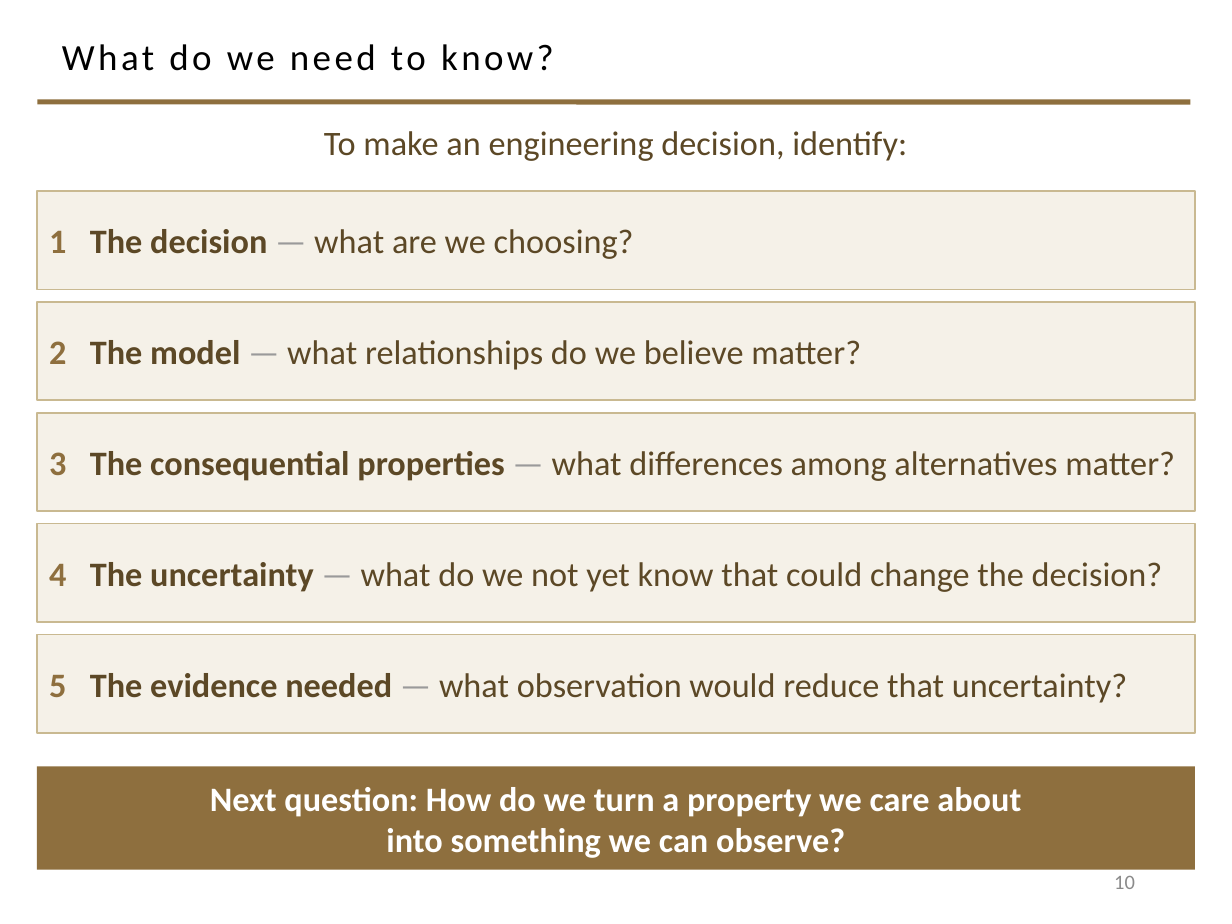
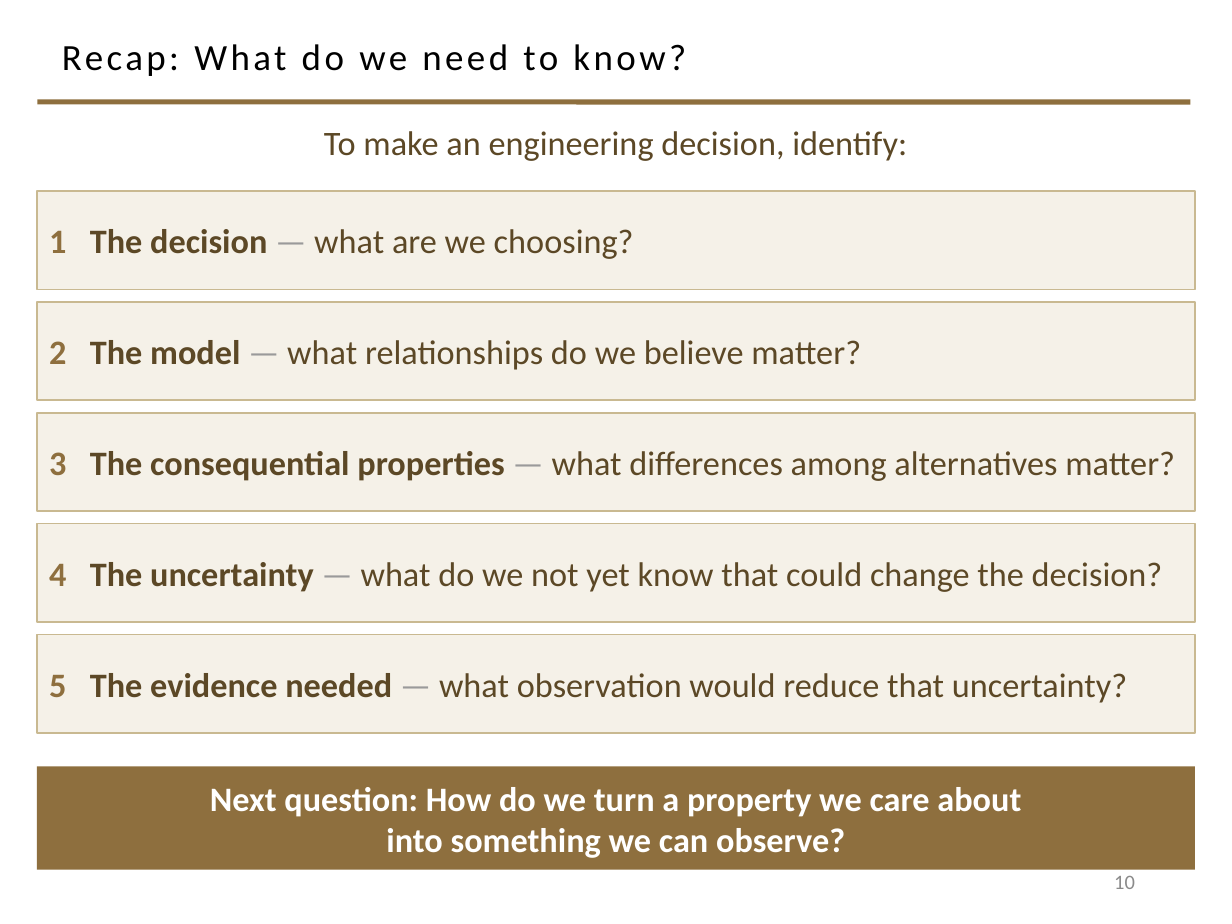
Before and after one commit to davisjam/model-based-agentic-software-engineering, a slide deck: slide 10 of course/lectures/act-1-foundations/09-engineering-decision-making-and-metrics/1-9-Engineering-Decision-Making-and-Metrics.pptx. Drawn at 1232x924 pixels with LibreOffice and Linux fonts; fonts in the diff are those of the drawing; background and template pictures are left out. Boxes give left, top, right and bottom in pixels: in the first picture for what was removed or moved away, otherwise in the second. Text is boxed around its words. In the diff, an @@ line names an element or a change of style, - is before the commit and + after.

```diff
--- a/course/lectures/act-1-foundations/09-engineering-decision-making-and-metrics/1-9-Engineering-Decision-Making-and-Metrics.pptx
+++ b/course/lectures/act-1-foundations/09-engineering-decision-making-and-metrics/1-9-Engineering-Decision-Making-and-Metrics.pptx
@@ title at [62,44,686,76]: text changed @@
-What do we need to know?
+Recap: What do we need to know?
```
Also in this commit, not shown: 3 other slides changed.
